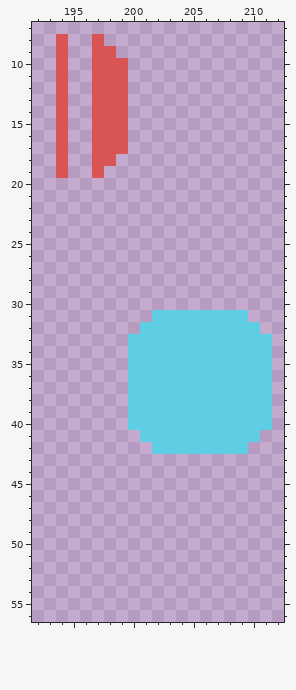
Pixel-art file -- res/tiled/ase/ui.ase. Above is the file before it was changed.
411x327 pixels, 1 frame. Colours within 5 levels of each other are drawn and written as one. Shown: x 192..212, y 7..56. The commit also changed other parts of the picture, which this record leaves out.
Once edited:
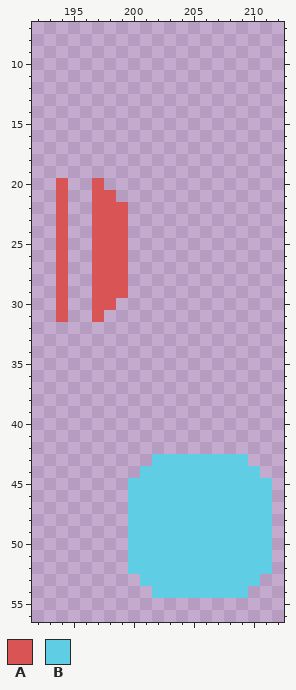
Palette (. is transparent): A #d95454  B #5fcde4
What changed:
Layer "Layer 1":
There is now colour A in row 20 at x 194 and 197; in row 21 at x 194 and 197 to 198; in rows 22 to 29 at x 194 and 197 to 199; in row 30 at x 194 and 197 to 198; in row 31 at x 194 and 197.
There is now colour B in row 43 at x 202 to 209; in row 44 at x 201 to 210; in rows 45 to 52 at x 200 to 211; in row 53 at x 201 to 210; in row 54 at x 202 to 209.
The author cleared colour A in row 8 at x 194 and 197; in row 9 at x 194 and 197 to 198; in rows 10 to 17 at x 194 and 197 to 199; in row 18 at x 194 and 197 to 198; in row 19 at x 194 and 197.
The author cleared colour B in row 31 at x 202 to 209; in row 32 at x 201 to 210; in rows 33 to 40 at x 200 to 211; in row 41 at x 201 to 210; in row 42 at x 202 to 209.
